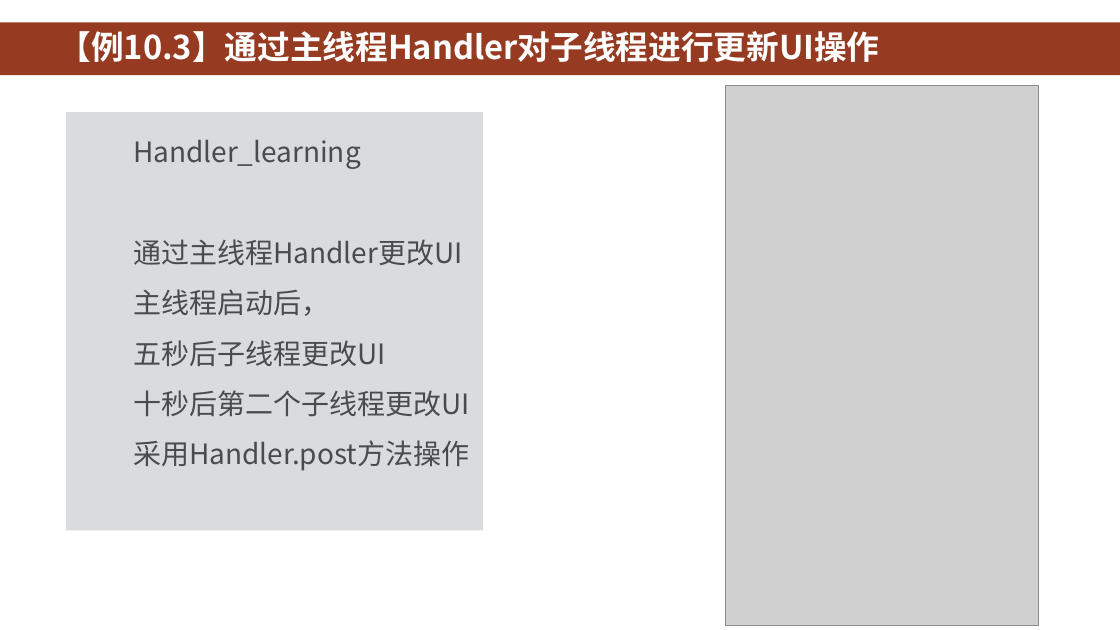
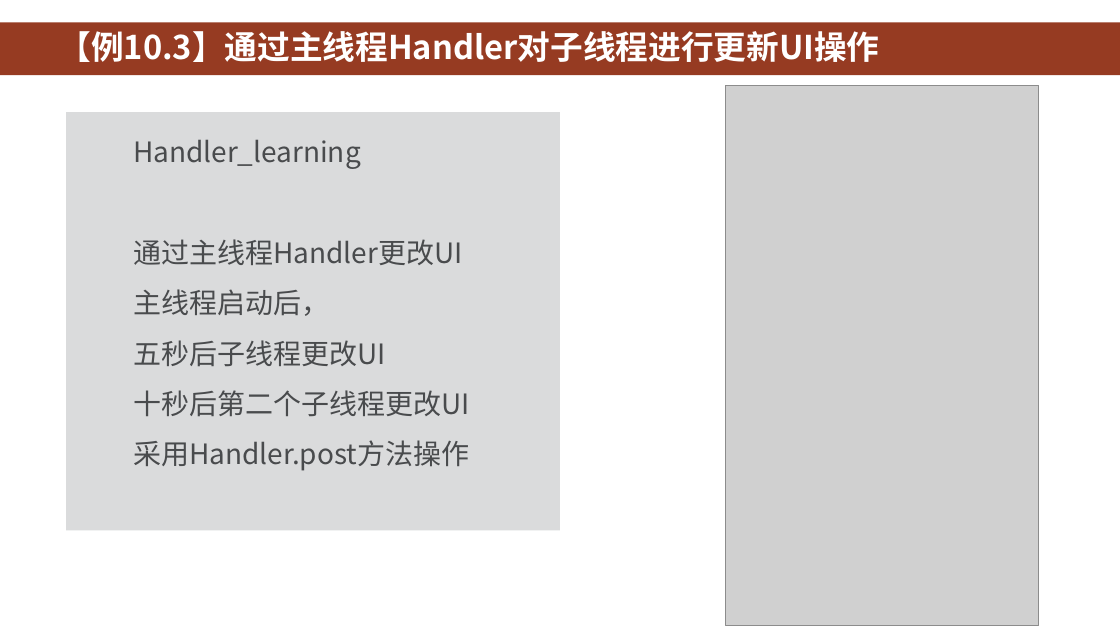
Before and after one commit to HBU/Android-PPT, a slide deck: slide 10 of 10.0 -- 线程 ------- 第10章.pptx (slide 11 before the commit). Drawn at 1120x630 pixels with LibreOffice and Linux fonts; fonts in the diff are those of the drawing; grey boxes stand for pictures; background and template pictures are left out. Boxes give left, top, right and bottom in pixels: in the first picture for what was removed or moved away, otherwise in the second. Text is boxed around its words. In the diff, an @@ line names an element or a change of style, - is before the commit and + after.

```diff
--- a/10.0 -- 线程 ------- 第10章.pptx
+++ b/10.0 -- 线程 ------- 第10章.pptx
@@ rectangle "Handler_learning": place and size @@
-rectangle "Handler_learning" at bbox=[66, 112, 483, 530]
+rectangle "Handler_learning" at bbox=[66, 112, 560, 530]
```
Also in this commit, not shown: 14 other slides changed, 3 slides removed.
